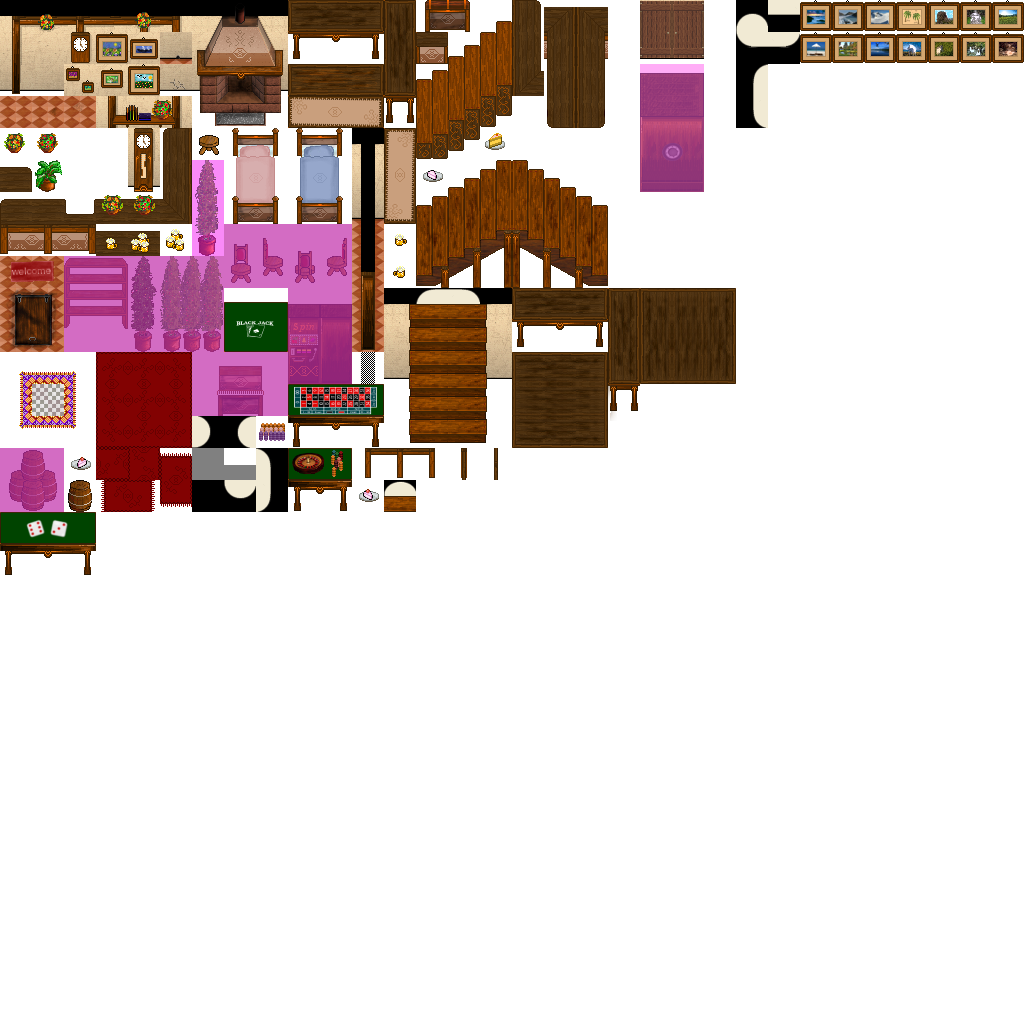
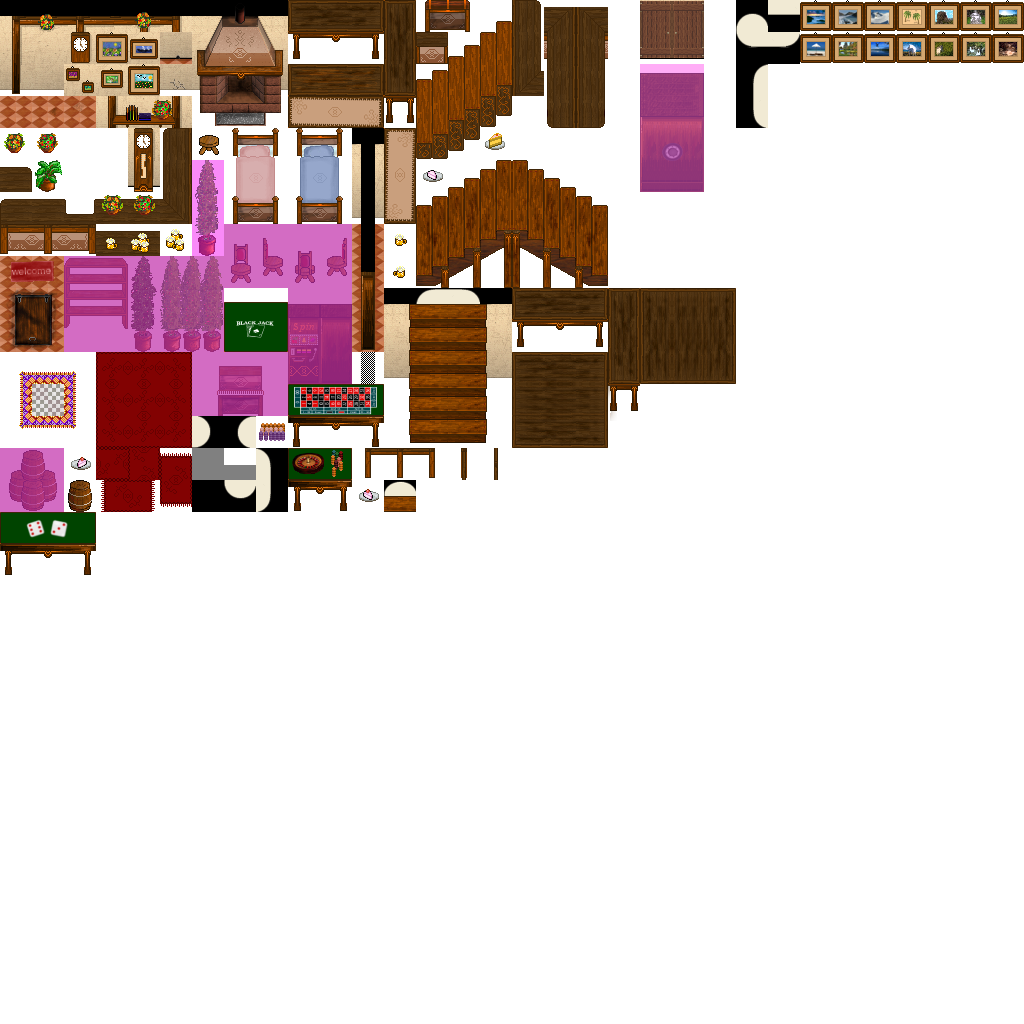
Comparing the layer stacks of the two 1024 x 1024 images. Changes:
painted on "Hintergrund" over [0, 90, 512, 379]
